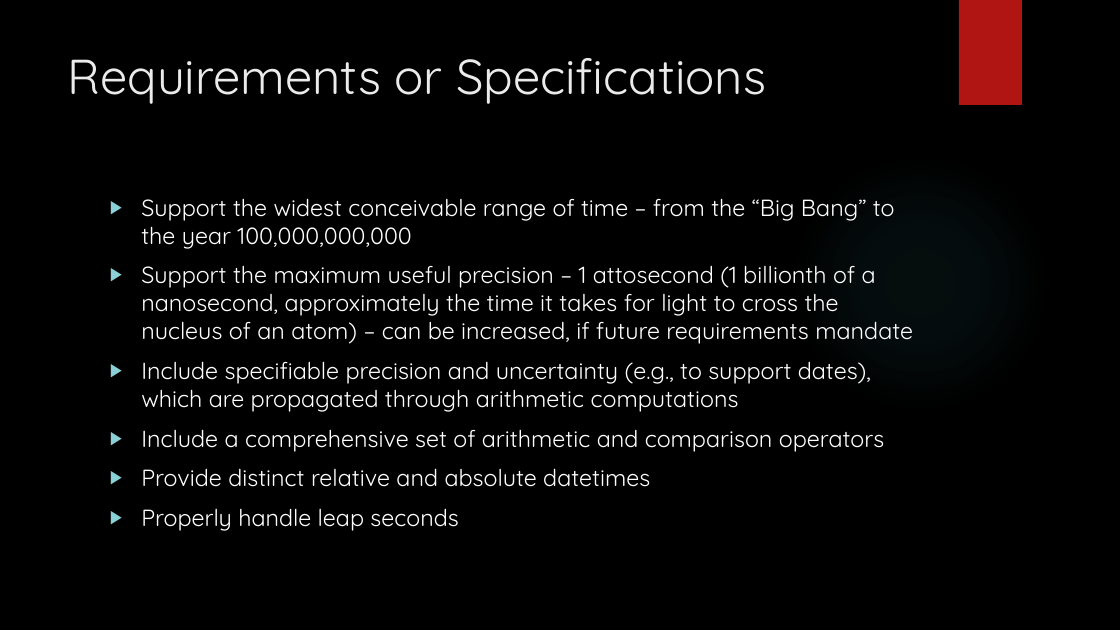
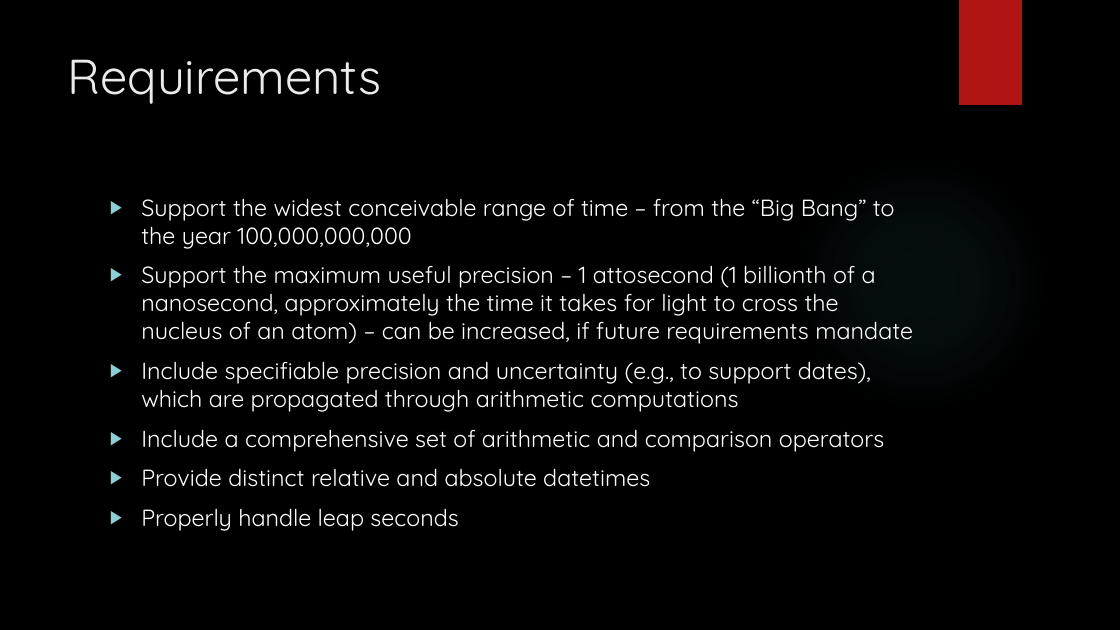
Before and after one commit to JayDweck/Ultimate-Datetime, a slide deck: slide 4 of Documents/JuliaCon 2019 Presentation.pptx. Drawn at 1120x630 pixels with LibreOffice and Linux fonts; fonts in the diff are those of the drawing; background and template pictures are left out. Boxes give left, top, right and bottom in pixels: in the first picture for what was removed or moved away, otherwise in the second. Text is boxed around its words. In the diff, an @@ line names an element or a change of style, - is before the commit and + after.

```diff
--- a/Documents/JuliaCon 2019 Presentation.pptx
+++ b/Documents/JuliaCon 2019 Presentation.pptx
@@ title at bbox=[68, 59, 381, 104]: text changed @@
-Requirements or Specifications
+Requirements
```
Also in this commit, not shown: 4 other slides changed, 1 slide added, 1 other file.
